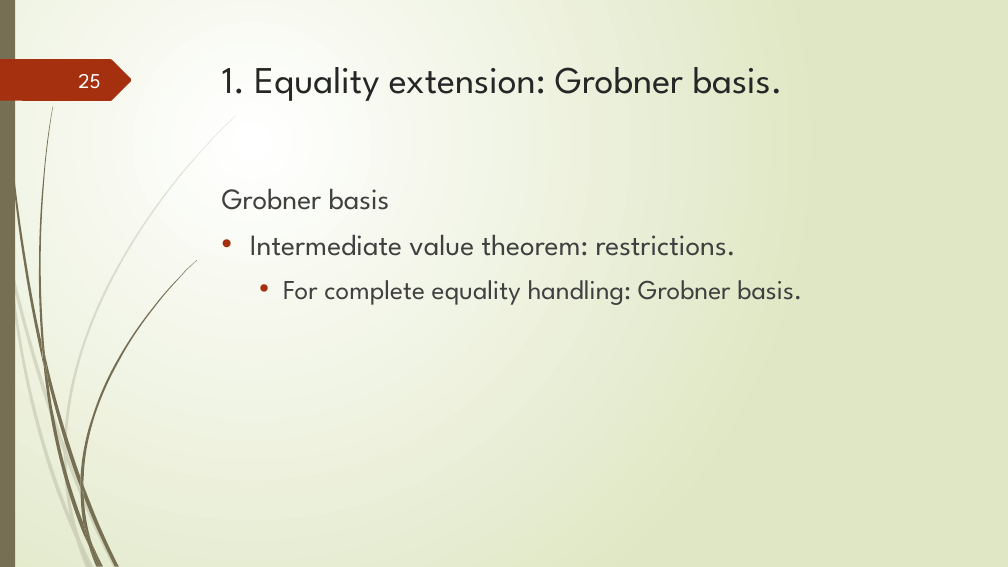
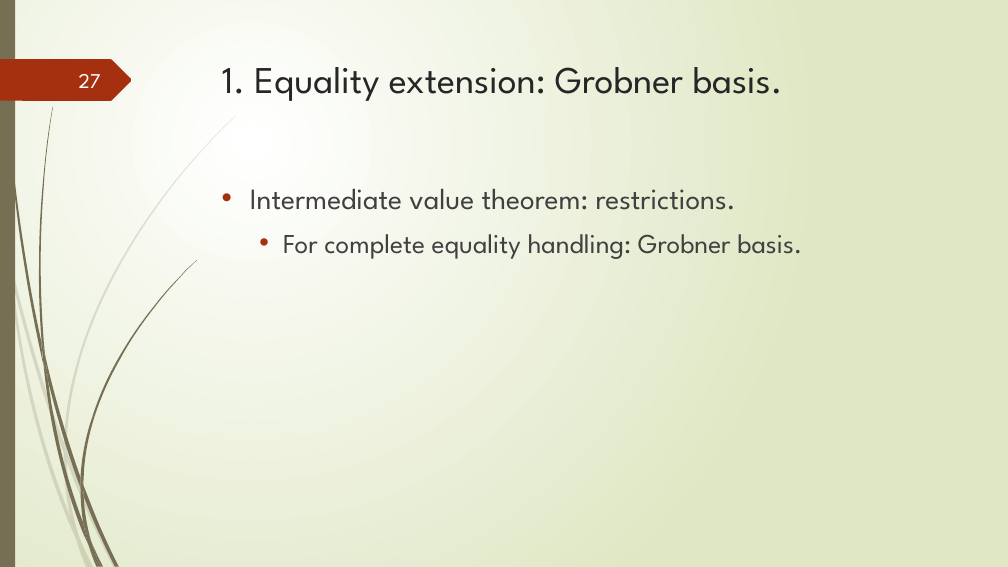
Before and after one commit to tungvx/raSAT, a slide deck: slide 27 of report/midterm.pptx (slide 25 before the commit). Drawn at 1008x567 pixels with LibreOffice and Linux fonts; fonts in the diff are those of the drawing. Boxes give left, top, right and bottom in pixels: in the first picture for what was removed or moved away, otherwise in the second. Text is boxed around its words. In the diff, an @@ line names an element or a change of style, - is before the commit and + after.

```diff
--- a/report/midterm.pptx
+++ b/report/midterm.pptx
@@ page number at box(79, 74, 101, 88): text changed @@
-25
+27
@@ text at box(222, 188, 390, 210): paragraph removed @@
-Grobner basis
```
Also in this commit, not shown: 11 other slides changed, 2 slides added, 1 other file.
